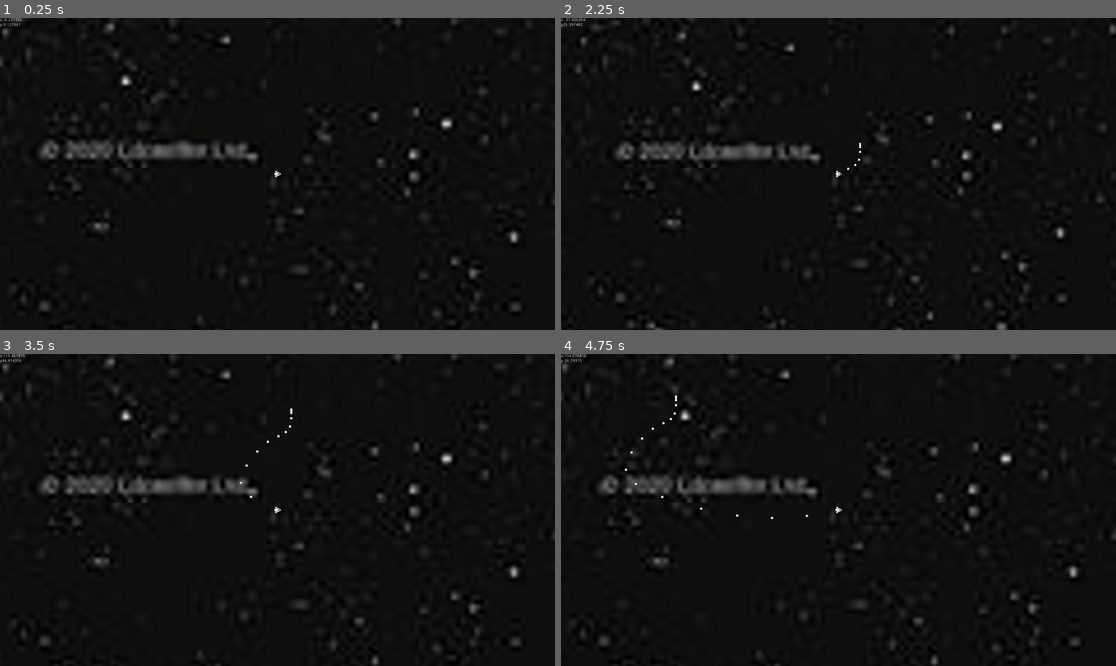
Above: before the commit, frames 1-4 (two rows, left to right).
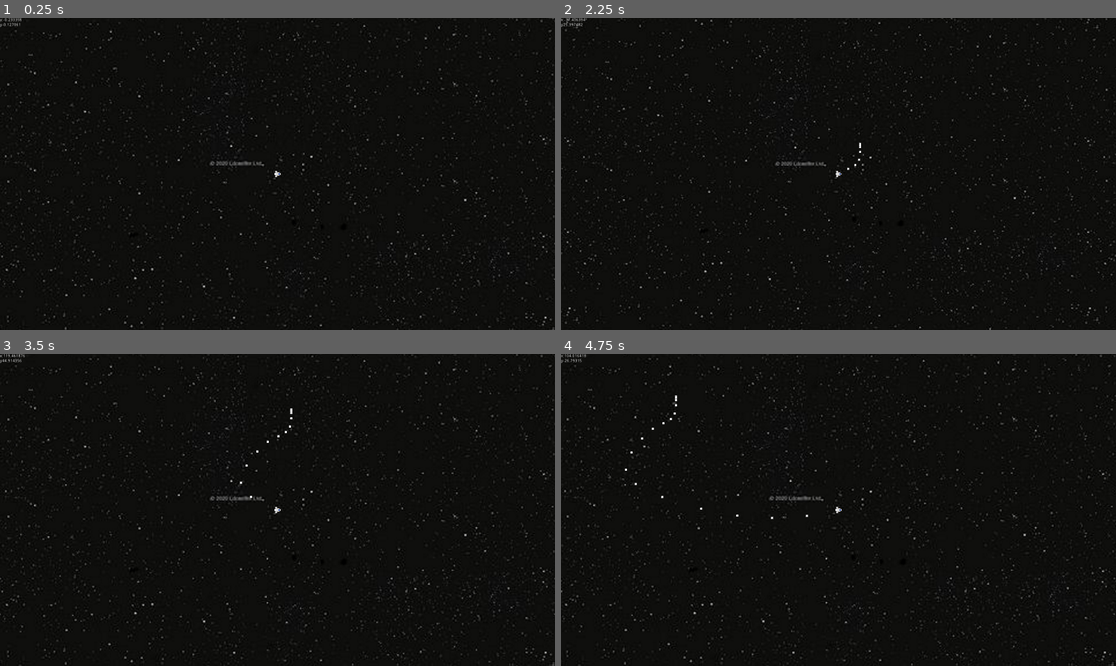
Above: after the commit, the same moments.

Repository: sadpereza/godot-physics-test
Game: Godot game, scene res://Main.tscn
Two runs of this game, one before a commit and one after it. Both use one fixed random seed, a clock stepped at 60 frames per second and the inputs below.
Inputs (mouse positions are in pixels of both pictures, inside the frame that each line leads up to):
- Up to frame 1 (0.25 s): no input
- Up to frame 2 (2.25 s): tap Enter at 0.5 s; move the mouse to (960, 158) at 0.52 s; hold D (ui_right) 0.53-1.28 s; tap Mouse wheel up (zoom_in) at 0.6, 2.1 s; tap Space (ui_select) at 0.77, 1.52 s; move the mouse to (727, 189) at 1.27 s; hold S (ui_down) 1.28-2.03 s; tap Mouse wheel down (zoom_out) at 1.35 s; move the mouse to (894, 105) at 2.02 s; hold D (ui_right) from 2.03 s (still down)
- Up to frame 3 (3.5 s): move the mouse to (249, 572) at 2.77 s; release D (ui_right) at 2.78 s; hold W (ui_up) from 2.78 s (still down); tap Mouse wheel down (zoom_out) at 2.85 s; tap Space (ui_select) at 3.02 s
- Up to frame 4 (4.75 s): move the mouse to (1005, 556) at 3.52 s; release W (ui_up) at 3.53 s; hold A (ui_left) from 3.53 s (still down); tap Mouse wheel up (zoom_in) at 3.6 s; tap Space (ui_select) at 3.77, 4.52 s; move the mouse to (672, 463) at 4.27 s; tap Mouse wheel down (zoom_out) at 4.35 s

The runs differ from the first frame. In frame 1, 4.5% of the frame differs, in the area x 0-100%, y 0-100%; in frame 2, 4.3%; in frame 3, 4.5%; in frame 4, 4.5%.

Commit message:
Shrink background texture.

Diff:
--- a/Main.tscn
+++ b/Main.tscn
@@ -16,11 +16,12 @@
 
 [node name="ParallaxLayer" type="ParallaxLayer" parent="ParallaxBackground"]
 motion_scale = Vector2( 0.01, 0.01 )
-motion_mirroring = Vector2( 1920, 1080 )
+motion_mirroring = Vector2( 480, 270 )
 
 [node name="TextureRect" type="TextureRect" parent="ParallaxBackground/ParallaxLayer"]
 margin_right = 1920.0
 margin_bottom = 1080.0
+rect_scale = Vector2( 0.25, 0.25 )
 texture = ExtResource( 4 )
 stretch_mode = 2
 __meta__ = {
